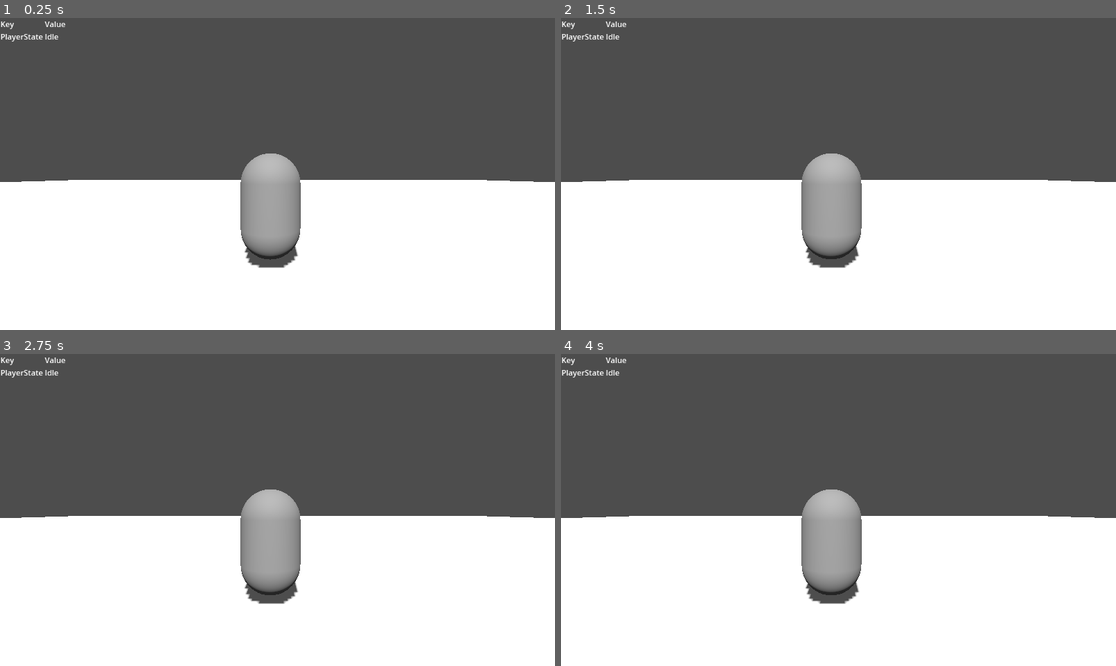
Above: before the commit, frames 1-4 (two rows, left to right).
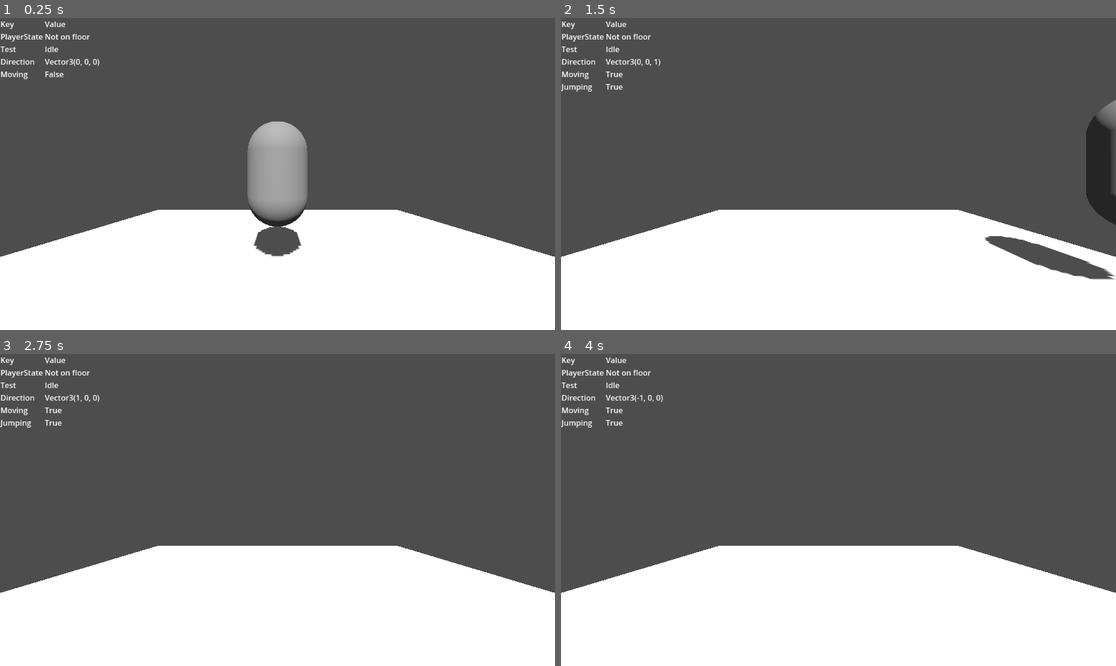
Above: after the commit, the same moments.

Repository: ee0pdt/godot-tps-test
Game: Godot game, scene res://main.tscn
Two runs of this game, one before a commit and one after it. Both use one fixed random seed, a clock stepped at 60 frames per second and the inputs below.
Inputs:
- Up to frame 1 (0.25 s): no input
- Up to frame 2 (1.5 s): tap Enter (ui_accept) at 0.5, 0.6 s; hold Right (right) 0.53-1.28 s; tap Space (jump) at 0.77, 0.8, 1.07, 1.35 s; hold Down (backward) from 1.28 s (still down)
- Up to frame 3 (2.75 s): tap Space (jump) at 1.52, 1.82, 2.3 s; tap Enter (ui_accept) at 1.55, 2.1 s; release Down (backward) at 2.03 s; hold Right (right) from 2.03 s (still down)
- Up to frame 4 (4 s): tap Enter (ui_accept) at 2.75, 2.85, 3.5 s; release Right (right) at 2.78 s; hold Up (forward) 2.78-3.53 s; tap Space (jump) at 3.02, 3.32, 3.6, 3.77 s; hold Left (left) from 3.53 s (still down)

The runs differ from the first frame. In frame 1, 17% of the frame differs, in the area x 0-100%, y 5-81%; in frame 2, 19%, in the area x 0-100%, y 5-84%; in frame 3, 17%; in frame 4, 17%.

Commit message:
Fixed map collision

Diff:
--- a/debug.gd
+++ b/debug.gd
@@ -11,7 +11,7 @@
 	table_text += "[table=2][cell]Key[/cell][cell]Value[/cell]\n"
 
 	# Add table rows
-	for i in range(0, 1):
+	for i in range(0, values.size()):
 		table_text += "[cell]%s[/cell][cell]%s[/cell]\n" % [values[i], get_meta(values[i])]
 
 	table_text += "[/table]"
--- a/main.tscn
+++ b/main.tscn
@@ -6,10 +6,10 @@
 
 [sub_resource type="PlaneMesh" id="PlaneMesh_02ro3"]
 material = SubResource("StandardMaterial3D_mbeen")
-size = Vector2(100, 100)
+size = Vector2(10, 10)
 
-[sub_resource type="ConcavePolygonShape3D" id="ConcavePolygonShape3D_2qn5i"]
-data = PackedVector3Array(500, -500, 0, -500, -500, 0, 500, 500, 0, -500, -500, 0, -500, 500, 0, 500, 500, 0)
+[sub_resource type="ConcavePolygonShape3D" id="ConcavePolygonShape3D_m3g67"]
+data = PackedVector3Array(5, 0, 5, -5, 0, 5, 5, 0, -5, -5, 0, 5, -5, 0, -5, 5, 0, -5)
 
 [sub_resource type="CapsuleMesh" id="CapsuleMesh_0y156"]
 height = 1.75
@@ -27,10 +27,10 @@
 [node name="StaticBody3D" type="StaticBody3D" parent="MeshInstance3D"]
 
 [node name="CollisionShape3D" type="CollisionShape3D" parent="MeshInstance3D/StaticBody3D"]
-shape = SubResource("ConcavePolygonShape3D_2qn5i")
+shape = SubResource("ConcavePolygonShape3D_m3g67")
 
 [node name="Player" type="CharacterBody3D" parent="."]
-transform = Transform3D(1, 0, 0, 0, 1, 0, 0, 0, 1, 0, 0.852073, 0)
+transform = Transform3D(1, 0, 0, 0, 1, 0, 0, 0, 1, 0, 1.78191, 0)
 script = ExtResource("1_jon36")
 
 [node name="MeshInstance3D2" type="MeshInstance3D" parent="Player"]
--- a/player.gd
+++ b/player.gd
@@ -9,22 +9,29 @@
 
 func _physics_process(delta: float) -> void:
 	Debug.print_value("PlayerState", "Idle")
+	Debug.print_value("Test", "Idle")
 	# Add the gravity.
 	if not is_on_floor():
+		Debug.print_value("PlayerState", "Not on floor")
 		velocity += get_gravity() * delta
 
 	# Handle jump.
-	if Input.is_action_just_pressed("ui_accept") and is_on_floor():
+	if Input.is_action_just_pressed("jump") and is_on_floor():
+		Debug.print_value("Jumping", "True")
 		velocity.y = JUMP_VELOCITY
 
 	# Get the input direction and handle the movement/deceleration.
 	# As good practice, you should replace UI actions with custom gameplay actions.
 	var input_dir := Input.get_vector("left", "right", "forward", "backward")
 	var direction := (transform.basis * Vector3(input_dir.x, 0, input_dir.y)).normalized()
+	Debug.print_value("Direction", var_to_str(direction))
+
 	if direction:
+		Debug.print_value("Moving", "True")
 		velocity.x = direction.x * SPEED
 		velocity.z = direction.z * SPEED
 	else:
+		Debug.print_value("Moving", "False")
 		velocity.x = move_toward(velocity.x, 0, SPEED)
 		velocity.z = move_toward(velocity.z, 0, SPEED)
 
